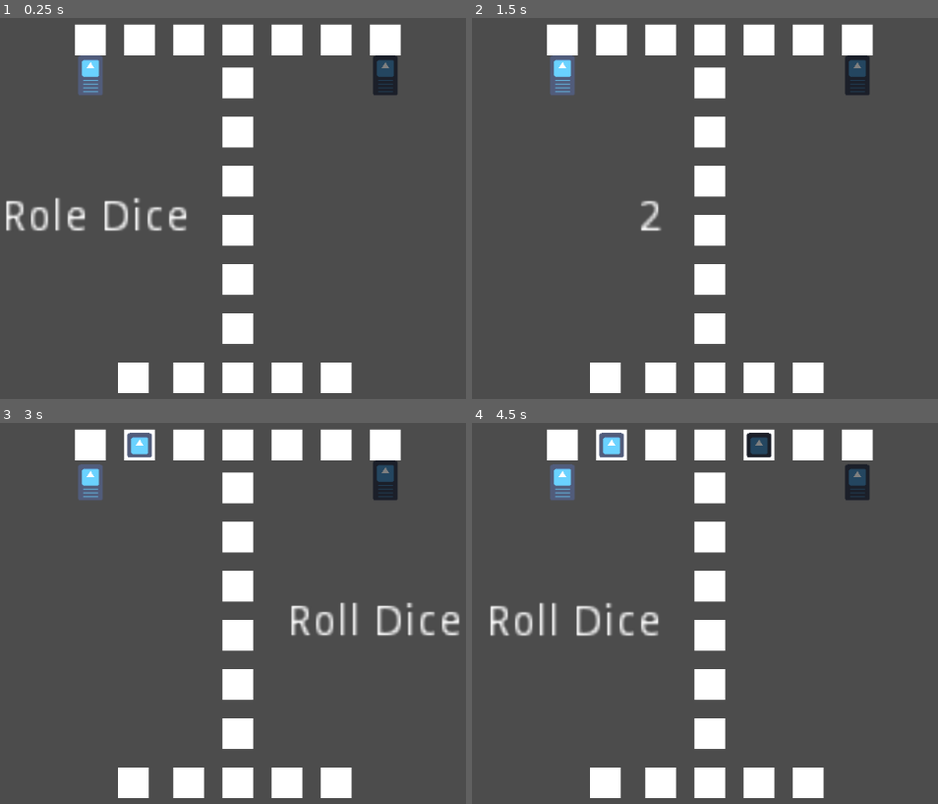
Above: before the commit, frames 1-4 (two rows, left to right).
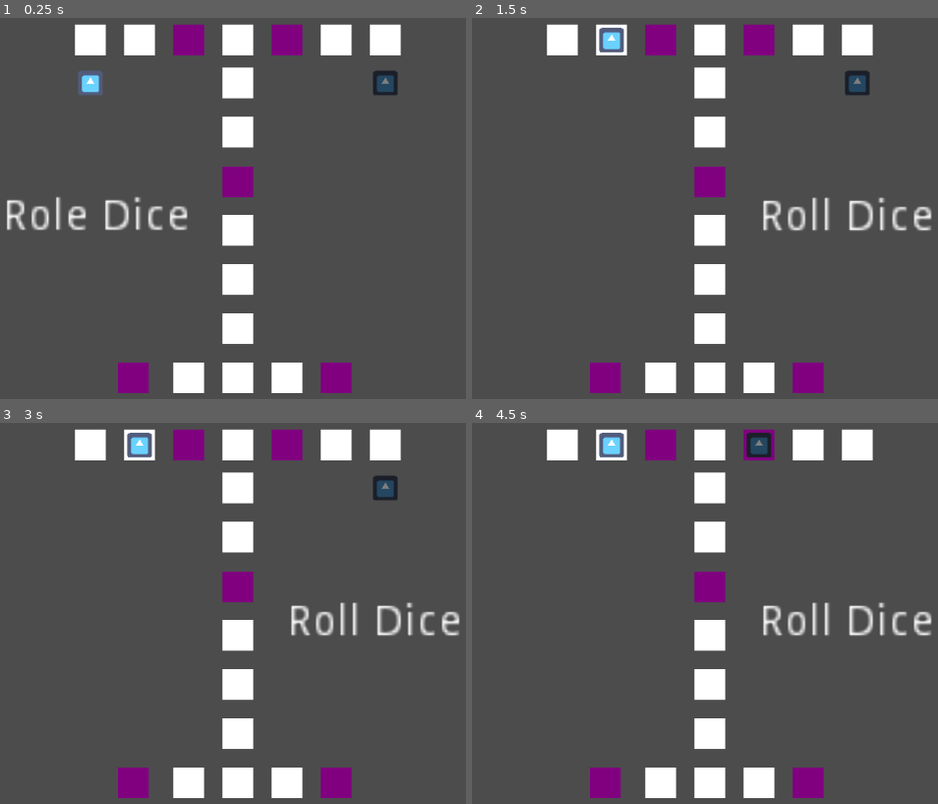
Above: after the commit, the same moments.

Repository: tbeattyISB/GameOfUr
Game: Godot game, scene res://Game.tscn
Two runs of this game, one before a commit and one after it. Both use one fixed random seed, a clock stepped at 60 frames per second and the inputs below. The engine's default icon, where the game draws it, is replaced by a stand-in: a white triangle on a blue panel in a dark square.
Inputs (mouse positions are in pixels of both pictures, inside the frame that each line leads up to):
- Up to frame 1 (0.25 s): no input
- Up to frame 2 (1.5 s): tap Enter at 0.5 s; move the mouse to (560, 216) at 0.52 s; press the mouse at (560, 216) at 0.53 s; tap Space at 1.25 s; move the mouse to (560, 82) at 1.27 s; release the mouse at (560, 82) at 1.28 s; click (560, 82) at 1.35 s
- Up to frame 3 (3 s): tap Enter at 2 s; move the mouse to (386, 487) at 2.02 s; press the mouse at (386, 487) at 2.03 s; tap Space at 2.75 s; move the mouse to (88, 483) at 2.77 s; release the mouse at (88, 483) at 2.78 s; click (88, 483) at 2.85 s
- Up to frame 4 (4.5 s): tap Enter at 3.5 s; move the mouse to (854, 621) at 3.52 s; press the mouse at (854, 621) at 3.53 s; tap Space at 4.25 s; move the mouse to (858, 483) at 4.27 s; release the mouse at (858, 483) at 4.28 s; click (858, 483) at 4.35 s

The runs differ from the first frame. In frame 1, 4.5% of the frame differs, in the area x 1-86%, y 1-99%; in frame 2, 5.5%; in frame 3, 3.6%; in frame 4, 5.9%, in the area x 3-99%, y 1-99%.

Commit message:
Finished
Completely playable!

Diff:
--- a/Dice.gd
+++ b/Dice.gd
@@ -5,6 +5,7 @@
 var diceVal = null
 var rollable = false
 var playerId = null
+var gameOver = false
 
 var probabilities = [ [0, 6.25],
 					[1, 25],
@@ -26,9 +27,17 @@
 func noMoves():
 	$Label.text = "No Moves: "+$Label.text
 
+func win(text):
+	show()
+	$Label.text = text
+
+func gameOver():
+	hide()
+	gameOver = true;
 
 func _input_event(viewport, event, shape_idx):
-	if(event.is_action_pressed('click')):
+	if(event.is_action_pressed('click') and !gameOver):
+		randomize()
 		var tempRand = randf()*totalProb
 		print(tempRand)
 		var rampProb = 0
--- a/Game.gd
+++ b/Game.gd
@@ -1,7 +1,6 @@
 extends Node
 
-export var piecesPerPlayer := 5
-
+export var piecesPerPlayer := 1
 const STATES = ["P1ROLE, P1PLAY, P1ANIMATE, P2ROLE, P2PLAY, P2ANIMATE"]
 
 var playerTiles : = [null,[],[]]
@@ -57,17 +56,24 @@
 		dice[playerId].noMoves()
 		_on_pieceMoved(playerId)
 
+func _on_extraRole(playerId):
+	dice[playerId].reset()
+
 
 func _on_pieceGoal(playerId):
 	playerPoints[playerId] += 1
 	if(playerPoints[playerId] == piecesPerPlayer):
-		print("Player "+ String(playerId) +" Wins")
+		dice[1].gameOver()
+		dice[2].gameOver()
+		dice[playerId].win("Player "+ String(playerId) +" Wins")
+
 
 func _addPlayerPiece(piece : Object):
 		add_child(piece)
 		piece.connect("pieceSelected",self,"_on_pieceSelected")
 		piece.connect("pieceMoved",self,"_on_pieceMoved")
 		piece.connect("pieceGoal", self,"_on_pieceGoal")
+		piece.connect("extraRole", self, "_on_extraRole")
 
 func _sortP1Tiles(a,b):
 	return a.player1Sequence < b.player1Sequence
--- a/Game.tscn
+++ b/Game.tscn
@@ -32,10 +32,14 @@
 [node name="Tile5" parent="Tiles" instance=ExtResource( 1 )]
 position = Vector2( 430.09, 76.4581 )
 player1Sequence = 3
+extraRole = true
+safeArea = true
 
 [node name="Tile6" parent="Tiles" instance=ExtResource( 1 )]
 position = Vector2( 558.09, 76.4581 )
 player2Sequence = 3
+extraRole = true
+safeArea = true
 
 [node name="Tile7" parent="Tiles" instance=ExtResource( 1 )]
 position = Vector2( 494.09, 76.4581 )
@@ -53,9 +57,11 @@
 player2Sequence = 6
 
 [node name="Tile10" parent="Tiles" instance=ExtResource( 1 )]
-position = Vector2( 494.09, 260.458 )
+position = Vector2( 494.09, 261.474 )
 player1Sequence = 7
 player2Sequence = 7
+extraRole = true
+safeArea = true
 
 [node name="Tile11" parent="Tiles" instance=ExtResource( 1 )]
 position = Vector2( 494.09, 324.458 )
@@ -84,6 +90,8 @@
 [node name="Tile16" parent="Tiles" instance=ExtResource( 1 )]
 position = Vector2( 358.09, 516.458 )
 player1Sequence = 13
+extraRole = true
+safeArea = true
 
 [node name="Tile17" parent="Tiles" instance=ExtResource( 1 )]
 position = Vector2( 558.09, 516.458 )
@@ -92,19 +100,21 @@
 [node name="Tile18" parent="Tiles" instance=ExtResource( 1 )]
 position = Vector2( 622.09, 516.458 )
 player2Sequence = 13
+extraRole = true
+safeArea = true
 
 [node name="Dice1" type="Area2D" parent="."]
-position = Vector2( 228.655, 257.031 )
+position = Vector2( 228.655, 256.015 )
 script = ExtResource( 4 )
 __meta__ = {
 "_edit_group_": true
 }
 
 [node name="Label" type="Label" parent="Dice1"]
-margin_left = -53.1134
-margin_top = 23.5645
-margin_right = 10.8866
-margin_bottom = 37.5645
+margin_left = -176.0
+margin_top = 24.0
+margin_right = -81.0
+margin_bottom = 38.0
 rect_scale = Vector2( 4, 4 )
 text = "Role Dice"
 align = 2
@@ -124,10 +134,10 @@
 }
 
 [node name="Label" type="Label" parent="Dice2"]
-margin_left = -53.1134
-margin_top = 23.5645
-margin_right = 10.8866
-margin_bottom = 37.5645
+margin_left = -53.0
+margin_top = 24.0
+margin_right = 45.0
+margin_bottom = 38.0
 rect_scale = Vector2( 4, 4 )
 text = "Role Dice"
 autowrap = true
--- a/Player/Player.gd
+++ b/Player/Player.gd
@@ -5,6 +5,7 @@
 signal pieceSelected
 signal pieceMoved
 signal pieceGoal
+signal extraRole
 
 export var playerId : int
 var stackSpace : = Vector2(0,-5)
@@ -86,5 +87,8 @@
 				tiles[progress-1].leaveTile()
 			tiles[possibleProgress-1].occupy(self)
 			progress = possibleProgress
-			emit_signal("pieceMoved", playerId)
+			if(tiles[progress-1].extraRole == true):
+				emit_signal("extraRole",playerId)
+			else:
+				emit_signal("pieceMoved", playerId)
 			#animate?
--- a/Tiles/Tile.gd
+++ b/Tiles/Tile.gd
@@ -8,6 +8,13 @@
 export var safeArea : bool = false
 var occupant : Object = null
 
+func _ready():
+	if(extraRole):
+		$Sprite.modulate = Color(0,0,.5)
+	if(safeArea):
+		$Sprite.modulate = Color(0.5,0,0)
+	if(extraRole and safeArea):
+		$Sprite.modulate = Color(0.5,0,0.5)
 func canOccupy(player):
 	if(occupant != null):
 		if(occupant.playerId == player.playerId):
